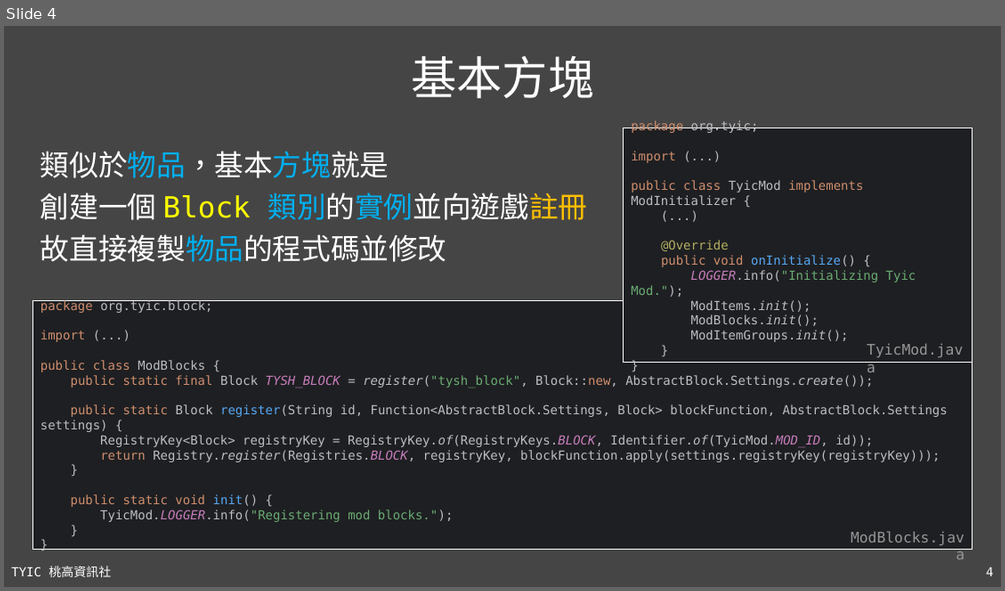
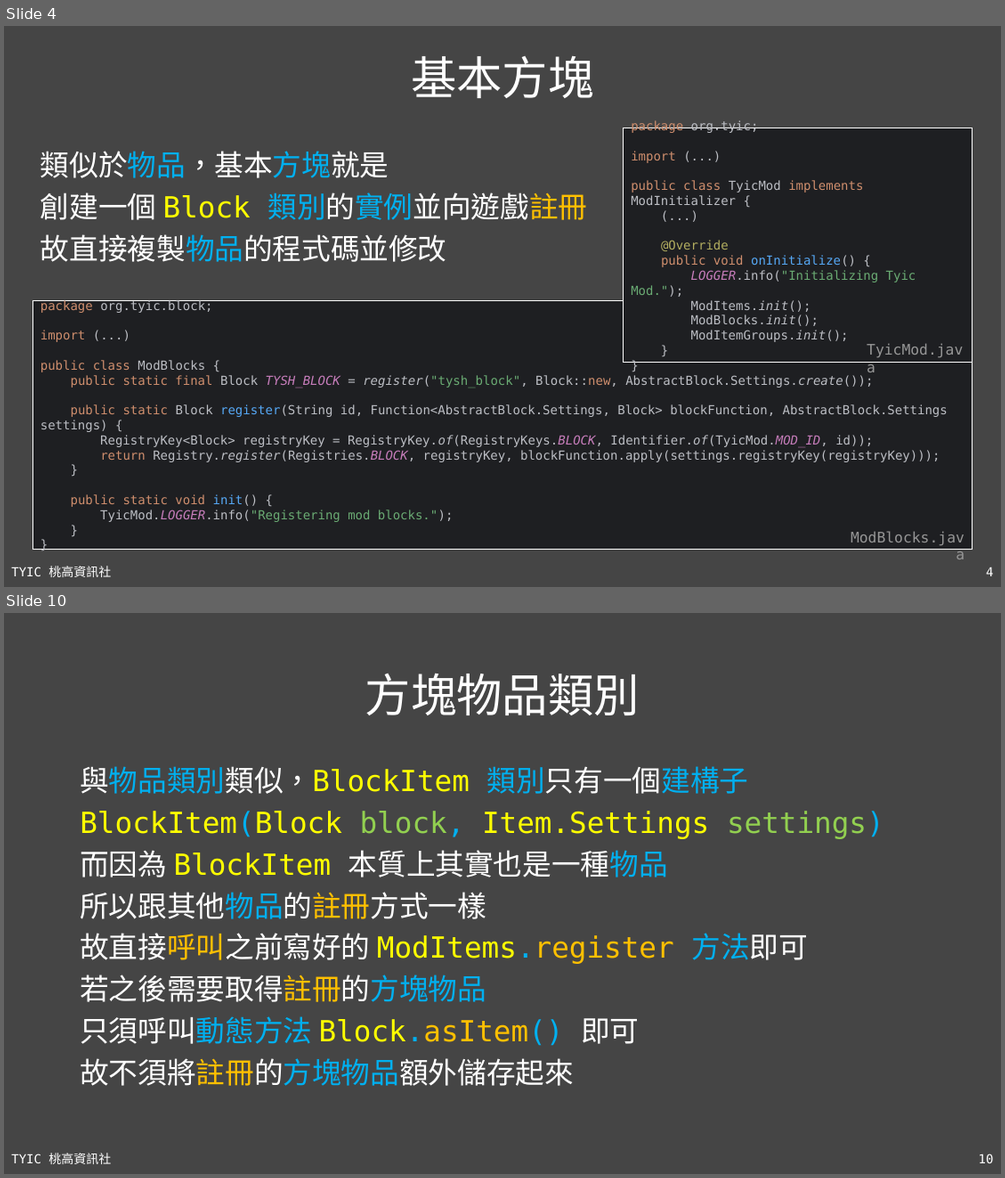
Before and after one commit to TYSHIC/slides, a slide deck: ppt/52_Java專案：方塊.pptx. Shown one above the other, each under a label of ours: slide 4 before the commit, slides 4 and 10 after it; the slides between them are not shown. The pictures are 1005x591 and 1005x1178 pixels, drawn with LibreOffice and Linux fonts; fonts in the diff are those of the drawing. Boxes give left, top, right and bottom in pixels: in the first picture for what was removed or moved away, otherwise in the second. Text is boxed around its words. In the diff, an @@ line names an element or a change of style, - is before the commit and + after.

```diff
--- a/ppt/52_Java專案：方塊.pptx
+++ b/ppt/52_Java專案：方塊.pptx
@@ slide 10 added at [4, 613, 1001, 1174], background #454545; not listed: 2 template elements that a slide beside it also shows @@
@@ title added at [365, 674, 639, 715], 44 pt, text #FFFFFF @@
+方塊物品類別
@@ text added at [80, 766, 884, 1086], 28 pt, text #FFFFFF @@
+與物品類別類似，BlockItem 類別只有一個建構子
+BlockItem(Block block, Item.Settings settings)
+而因為 BlockItem 本質上其實也是一種物品
+所以跟其他物品的註冊方式一樣
+故直接呼叫之前寫好的 ModItems.register 方法即可
+若之後需要取得註冊的方塊物品
+只須呼叫動態方法 Block.asItem() 即可
+故不須將註冊的方塊物品額外儲存起來
```
Also in this commit, not shown: 3 slides changed, 9 other slides added, 4 other files.
